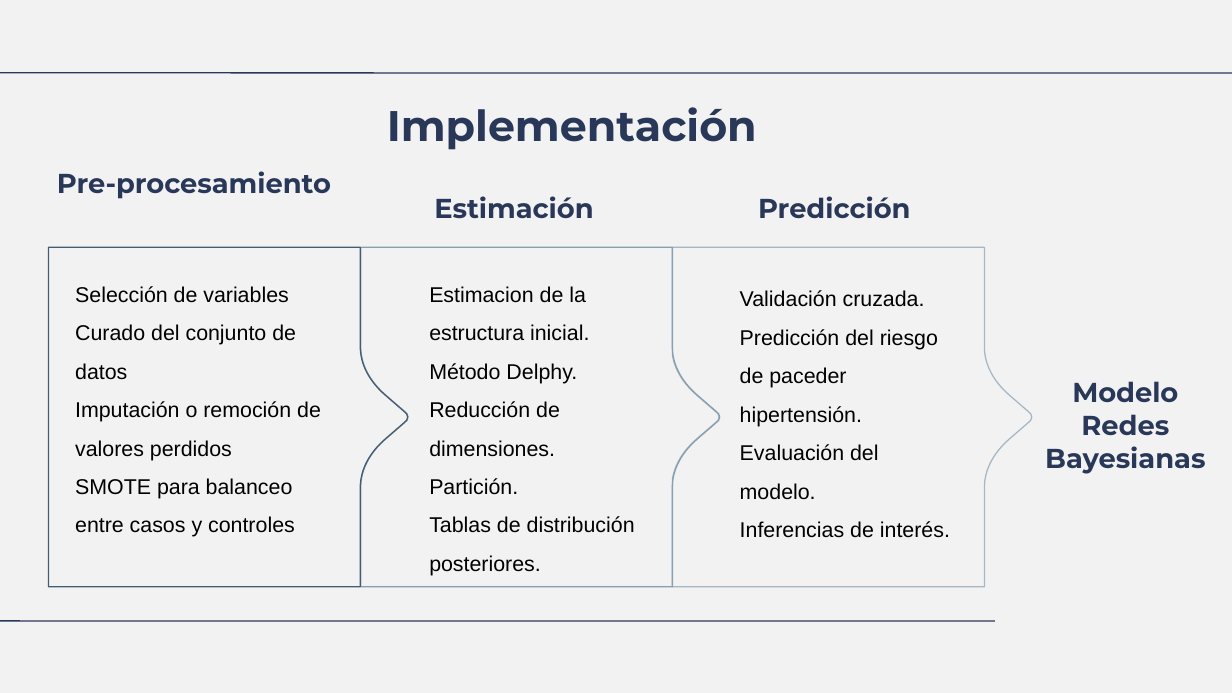
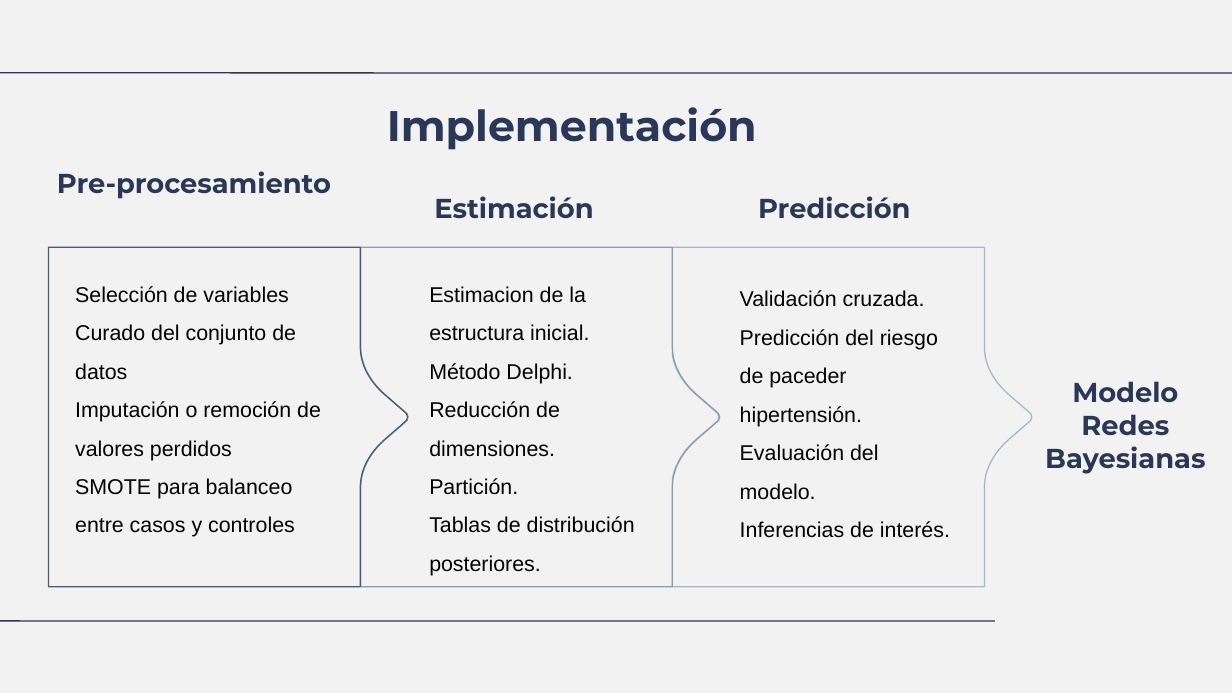
Before and after one commit to LuisDomingo/Proy_Bioinfo_Data_Analysis, a slide deck: slide 23 of index.odp. Drawn at 1232x693 pixels with LibreOffice and Linux fonts; fonts in the diff are those of the drawing. Boxes give left, top, right and bottom in pixels: in the first picture for what was removed or moved away, otherwise in the second. Text is boxed around its words. In the diff, an @@ line names an element or a change of style, - is before the commit and + after.

```diff
--- a/index.odp
+++ b/index.odp
@@ text at [429, 363, 572, 384]: text changed @@
-Método Delphy.
+Método Delphi.
```
Also in this commit, not shown: 1 other slide changed, 8 other files.
